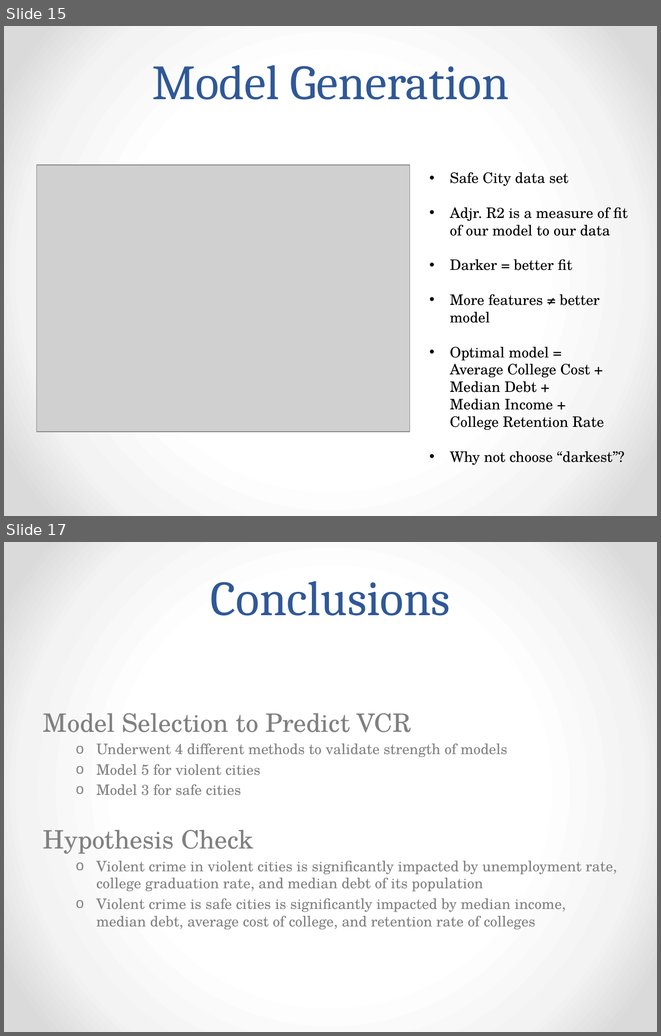
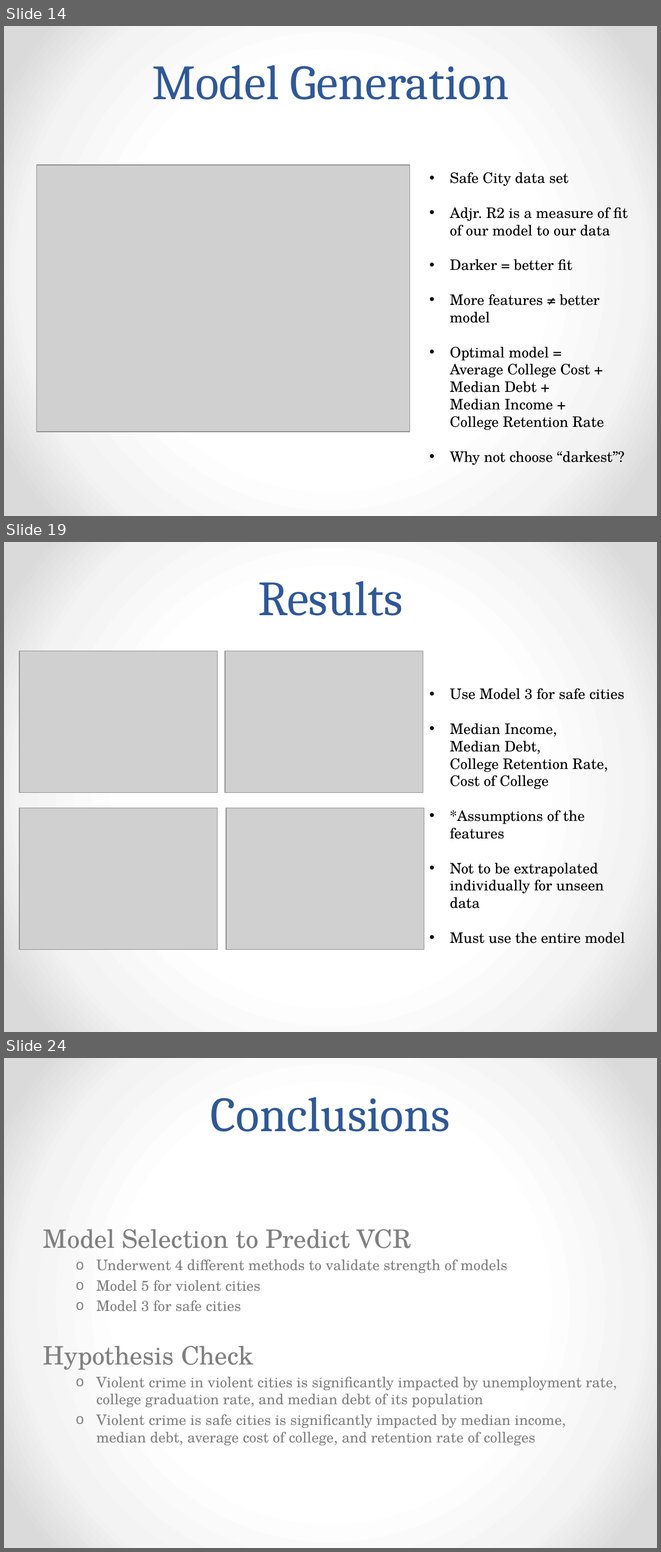
Before and after one commit to Majorfalcon/Foundations-of-Data-Science-Capstone, a slide deck: Capstone – Presentation.pptx. Shown one above the other, each under a label of ours: slides 15 and 17 before the commit, slides 14, 19 and 24 after it; the slides between them are not shown. The pictures are 661x1036 and 661x1552 pixels, drawn with LibreOffice and Linux fonts; fonts in the diff are those of the drawing; grey boxes stand for pictures. Boxes give left, top, right and bottom in pixels: in the first picture for what was removed or moved away, otherwise in the second. Text is boxed around its words. In the diff, an @@ line names an element or a change of style, - is before the commit and + after.

```diff
--- a/Capstone – Presentation.pptx
+++ b/Capstone – Presentation.pptx
@@ slide 19 added at (x1=4, y1=542, x2=657, y2=1032), background gradient #FFFFFF to #F4F4F4 to #DADADA @@
@@ title added at (x1=258, y1=581, x2=403, y2=616), 54 pt, text #2F5897 @@
+Results
@@ picture added at (x1=20, y1=651, x2=218, y2=793) @@
@@ picture added at (x1=226, y1=651, x2=423, y2=793) @@
@@ text added at (x1=450, y1=688, x2=625, y2=943), 16 pt, text #000000 @@
+• Use Model 3 for safe cities
+• Median Income, Median Debt, College Retention Rate, Cost of College
+• *Assumptions of the features
+• Not to be extrapolated individually for unseen data
+• Must use the entire model
@@ picture added at (x1=20, y1=808, x2=218, y2=950) @@
@@ picture added at (x1=226, y1=808, x2=424, y2=950) @@
@@ what was slide 15 is now slide 14 @@
@@ what was slide 17 is now slide 24 @@
```
Also in this commit, not shown: 2 slides changed, 7 other slides added, 1 slide removed.
